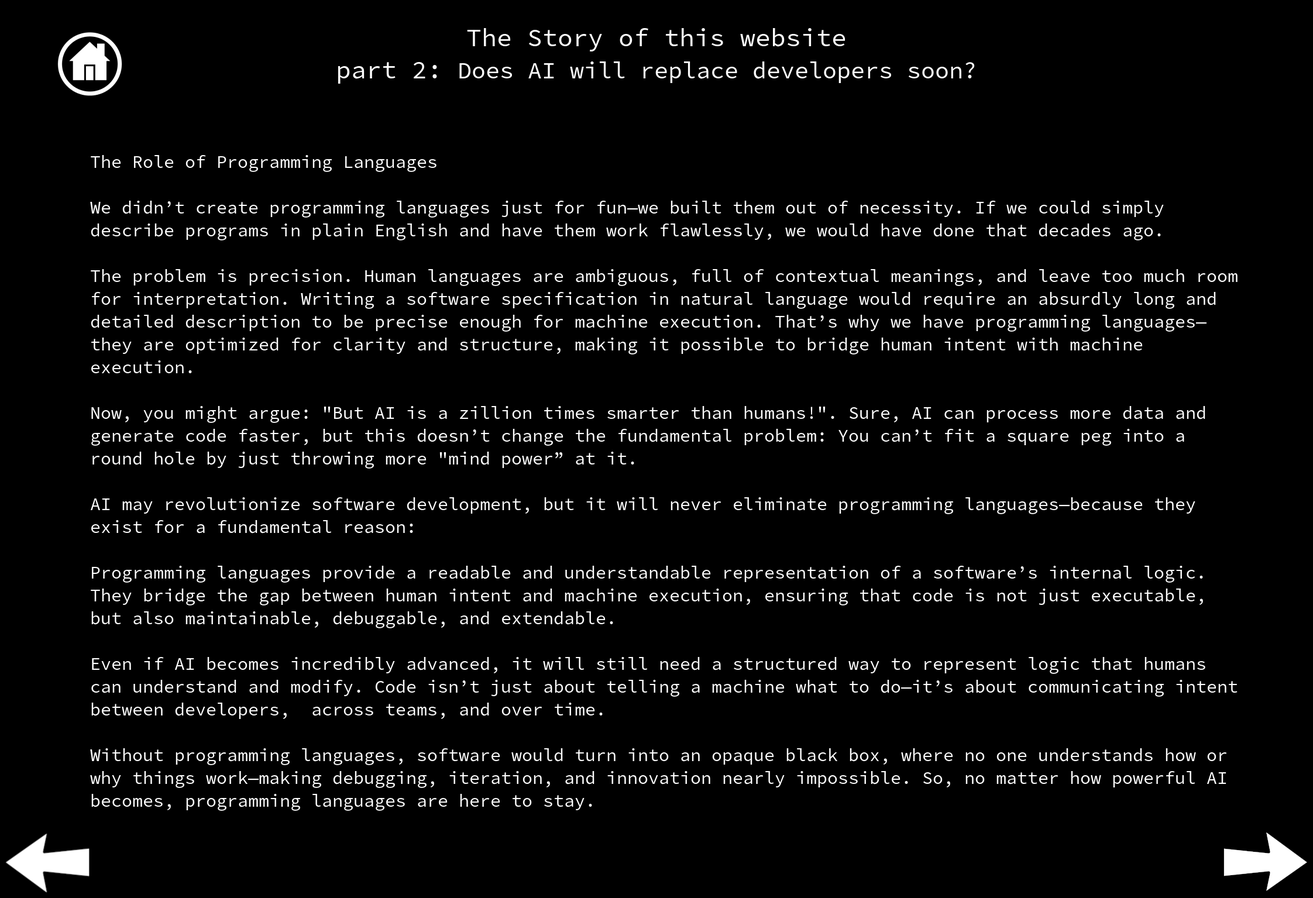
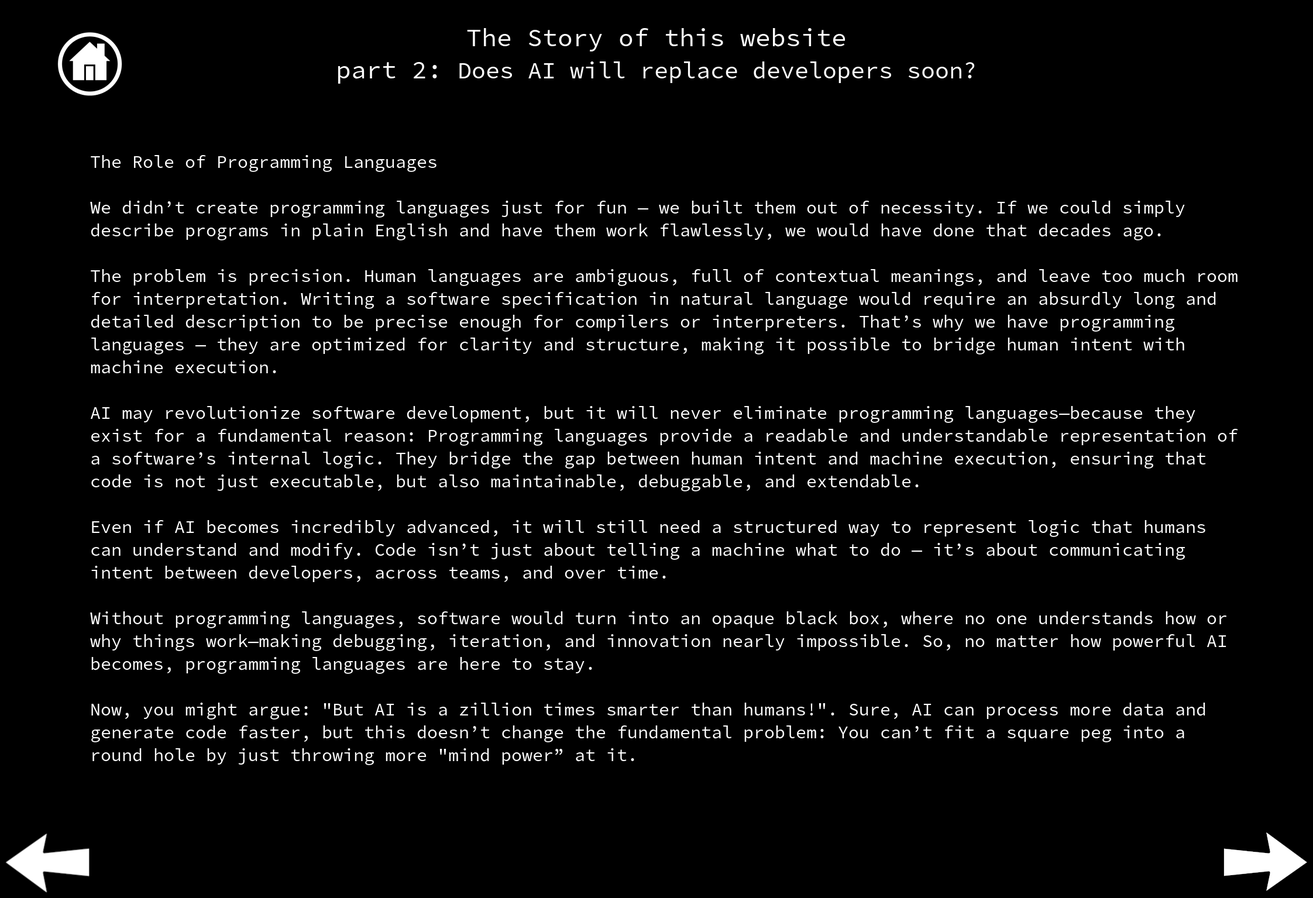
The second 1313 x 898 image is a revision of the first. Changes to its layers:
painted on "The Role of Programming Langua..." over [90, 200, 1239, 812]
